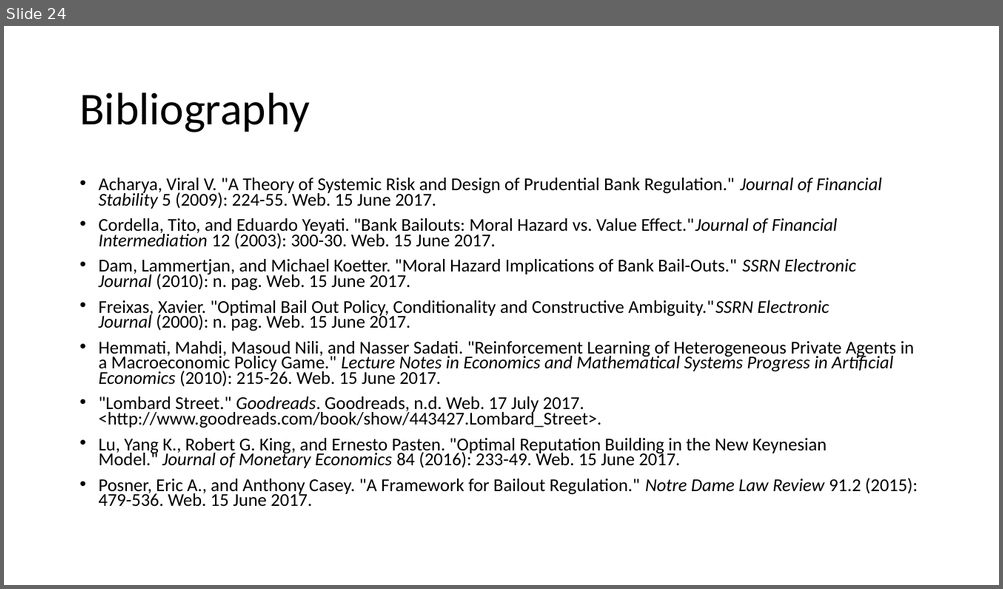
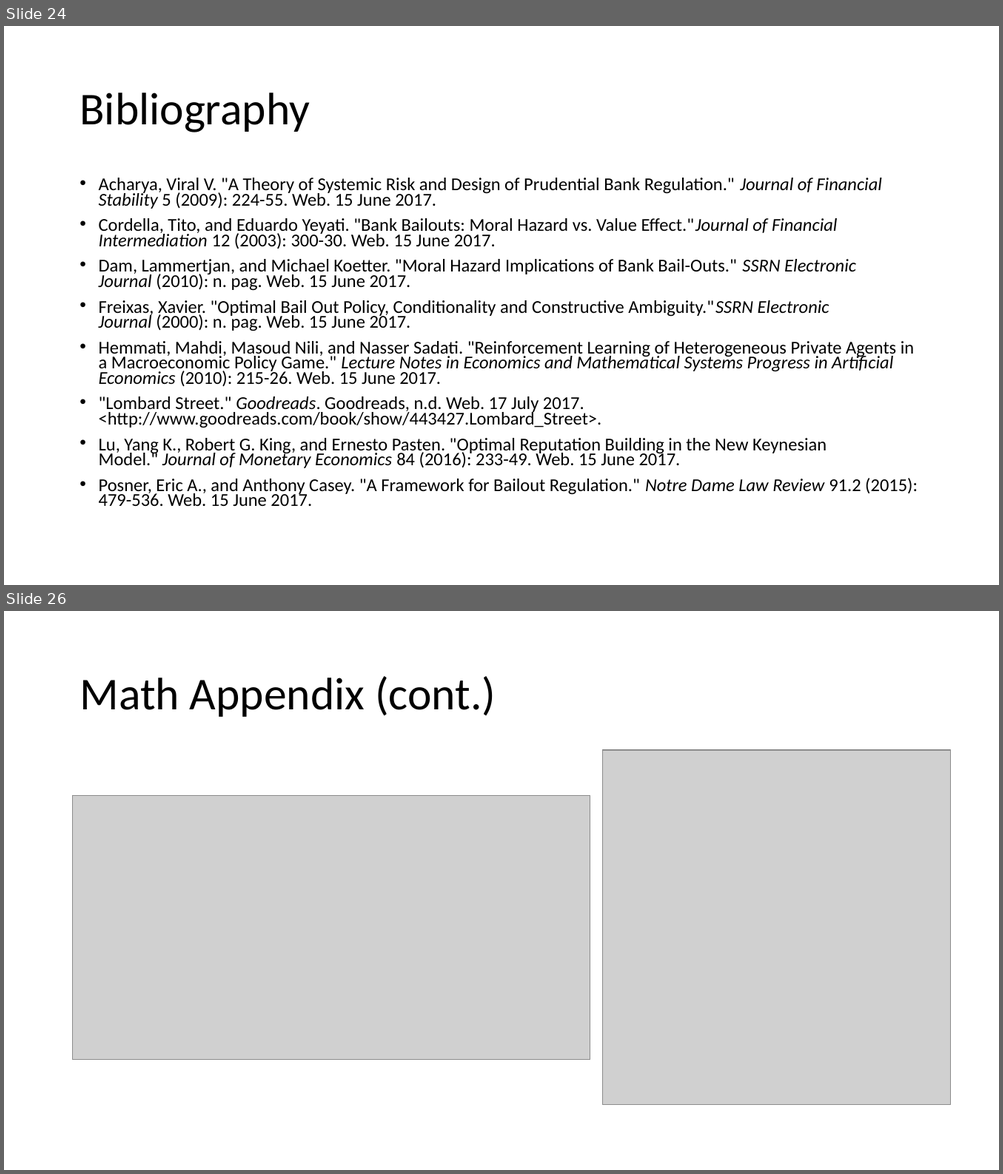
Before and after one commit to anihamde/cba-research, a slide deck: Suresh_CBA_Presentation.pptx. Shown one above the other, each under a label of ours: slide 24 before the commit, slides 24 and 26 after it; the slides between them are not shown. The pictures are 1003x589 and 1003x1174 pixels, drawn with LibreOffice and Linux fonts; fonts in the diff are those of the drawing; grey boxes stand for pictures. Boxes give left, top, right and bottom in pixels: in the first picture for what was removed or moved away, otherwise in the second. Text is boxed around its words. In the diff, an @@ line names an element or a change of style, - is before the commit and + after.

```diff
--- a/Suresh_CBA_Presentation.pptx
+++ b/Suresh_CBA_Presentation.pptx
@@ slide 26 added at (x1=4, y1=611, x2=999, y2=1170), background #FFFFFF @@
@@ title added at (x1=79, y1=676, x2=495, y2=717), 44 pt, text #000000 @@
+Math Appendix (cont.)
@@ picture added at (x1=603, y1=750, x2=950, y2=1105) @@
@@ picture added at (x1=73, y1=796, x2=589, y2=1060) @@
```
Also in this commit, not shown: 17 slides changed.
